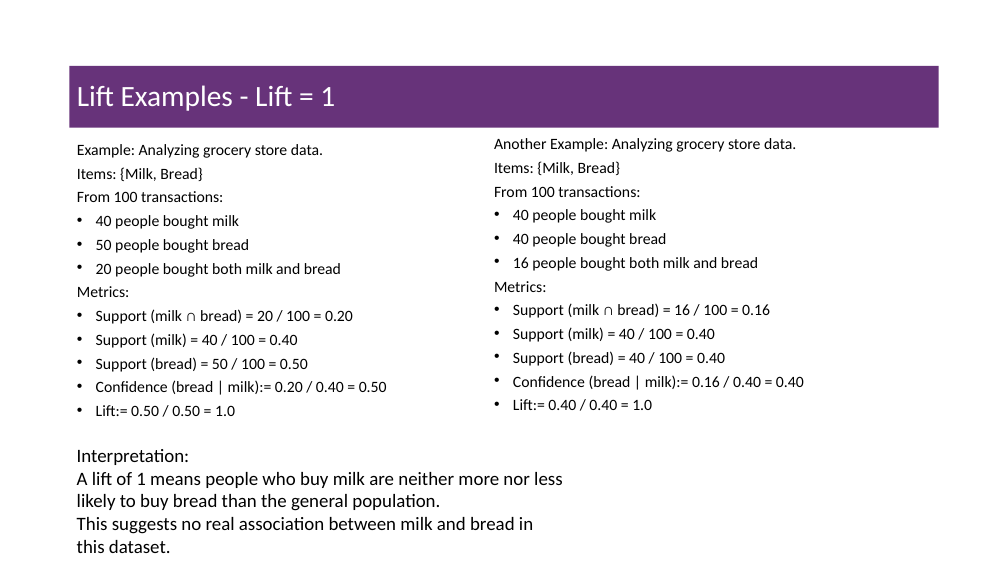
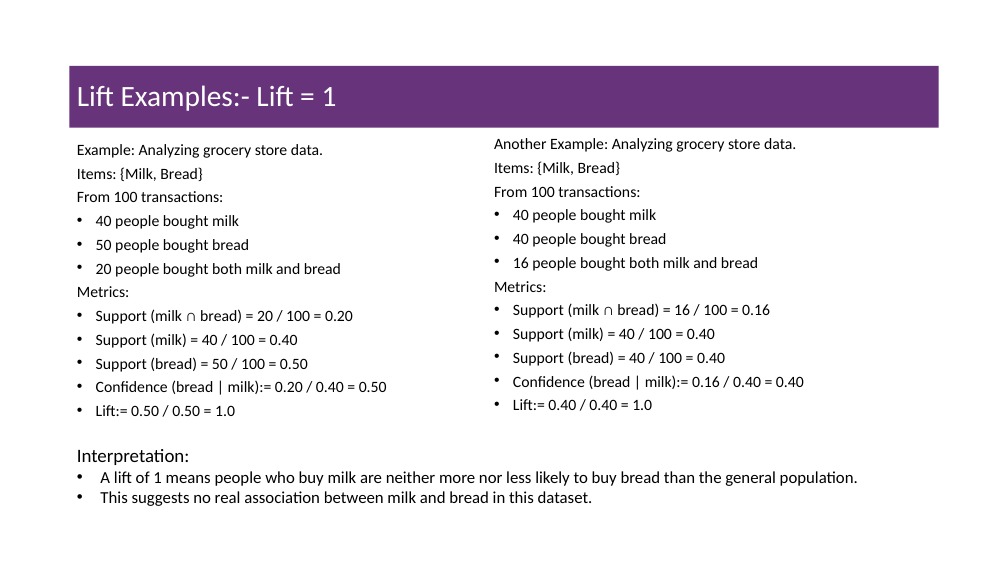
Before and after one commit to msfasha/307304-Data-Mining, a slide deck: slide 15 of 20242/Part 4-Associatin Rules Mining/beta/4-1-association_rules_mining.pptx (slide 14 before the commit). Drawn at 1008x567 pixels with LibreOffice and Linux fonts; fonts in the diff are those of the drawing; background and template pictures are left out. Boxes give left, top, right and bottom in pixels: in the first picture for what was removed or moved away, otherwise in the second. Text is boxed around its words. In the diff, an @@ line names an element or a change of style, - is before the commit and + after.

Commit message:
add association rules pptx

```diff
--- a/20242/Part 4-Associatin Rules Mining/beta/4-1-association_rules_mining.pptx
+++ b/20242/Part 4-Associatin Rules Mining/beta/4-1-association_rules_mining.pptx
@@ title at [77,85,337,111]: text changed @@
-Lift Examples - Lift = 1
+Lift Examples:- Lift = 1
@@ text at [100,471,858,506]: size 18 to 16 pt; bullet none to • @@
```
Also in this commit, not shown: 3 other slides changed, 1 slide added.
